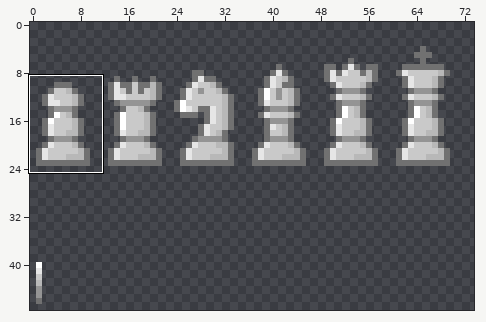
One commit to this pixel-art file: assets/pieces.ase. Above, an overview of the earlier version with the close-up marked.
Close-up. Before the commit:
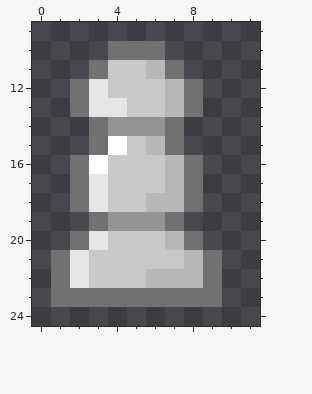
96x48 pixels, 1 frame. Colours within 5 levels of each other are drawn and written as one. Shown: x 0..11, y 9..24. The wide view leaves out empty margins. The commit also changed other parts of the picture, which this record leaves out.
After the commit:
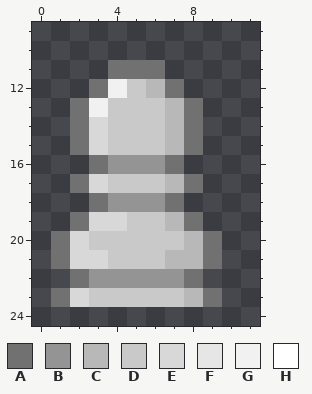
Palette (. is transparent): A #717171  B #949494  C #b8b8b8  D #c9c9c9  E #d8d8d8  F #e6e6e6  G #f1f1f1  H #ffffff
Change:
Changed rows in their new state; - is an unchanged pixel.
Layer "Layer 1":
first column x 1:
10 ---...---
11 --.AAA.--
12 -.AG-CA.-
13 --GD-----
14 -AEDDDCA-
15 -AED-DCA-
16 -.ABBBA.-
17 --E------
18 -.ABBBA.-
19 -AEEDDCA-
20 AED---DCA
21 -EE---C--
22 .ABBBBBA.
23 -EDDDDDC-
